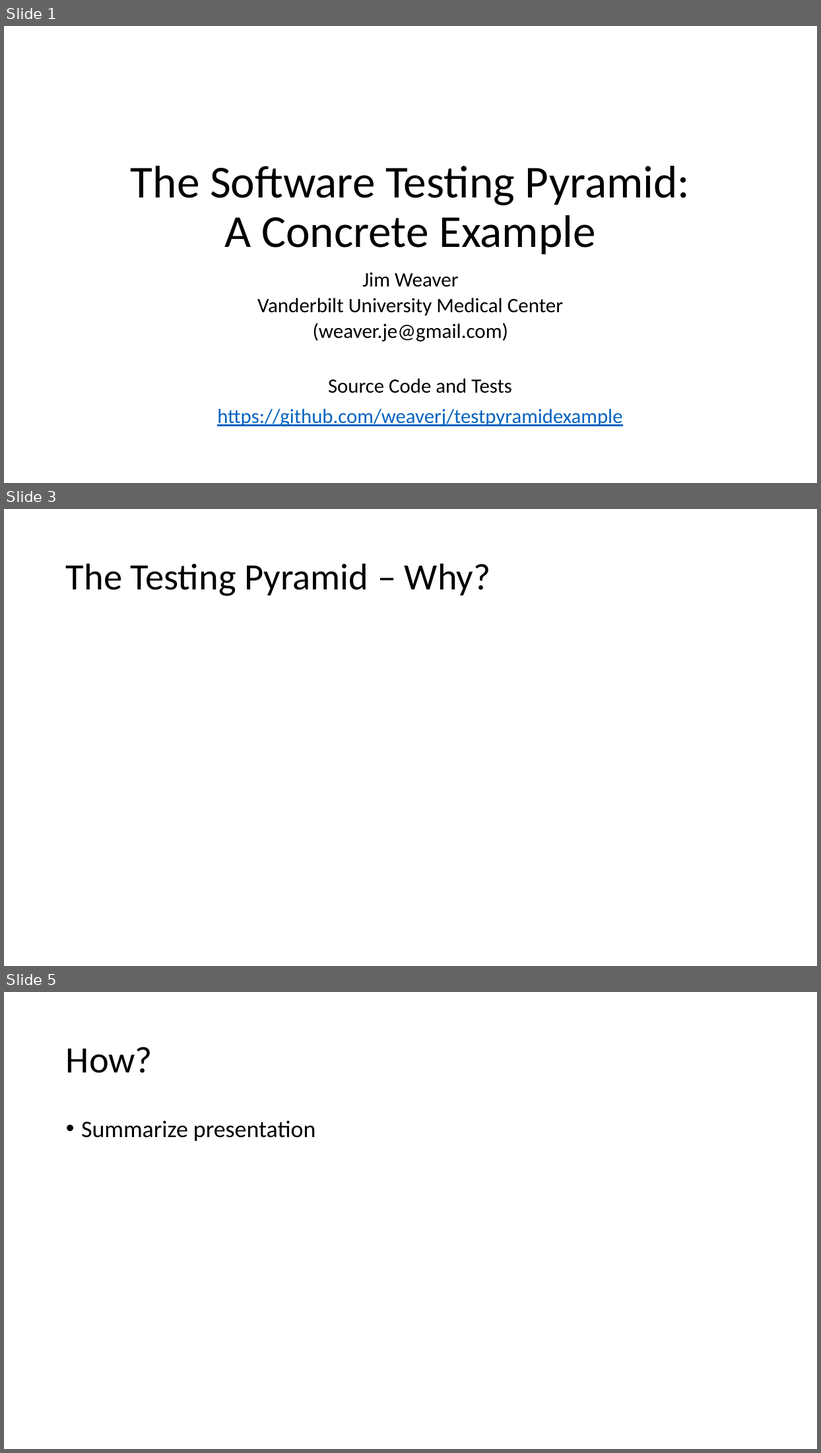
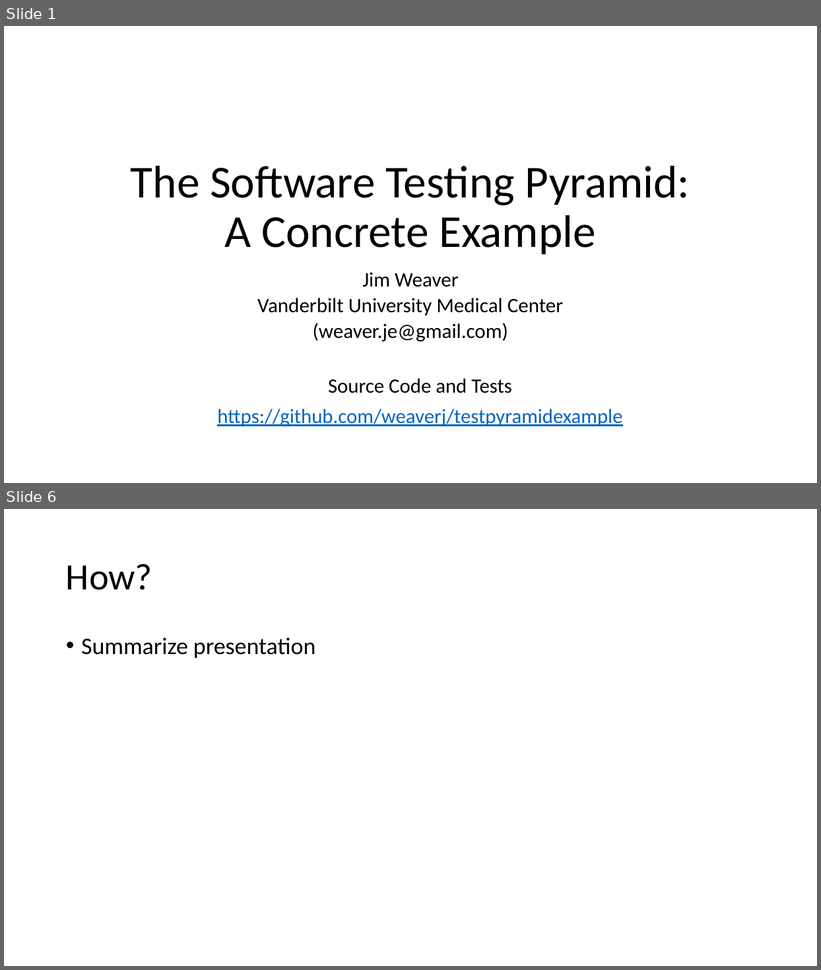
Before and after one commit to weaverj/testpyramidexample, a slide deck: Test Pyramid Presentation.pptx. Shown one above the other, each under a label of ours: slides 1, 3 and 5 before the commit, slides 1 and 6 after it; the slides between them are not shown. The pictures are 821x1453 and 821x970 pixels, drawn with LibreOffice and Linux fonts; fonts in the diff are those of the drawing; background and template pictures are left out. Boxes give left, top, right and bottom in pixels: in the first picture for what was removed or moved away, otherwise in the second. Text is boxed around its words. In the diff, an @@ line names an element or a change of style, - is before the commit and + after.

```diff
--- a/Test Pyramid Presentation.pptx
+++ b/Test Pyramid Presentation.pptx
@@ slide 3 removed at <box>4,509,817,966</box>, background #FFFFFF @@
@@ title removed at <box>66,563,490,596</box> @@
-The Testing Pyramid – Why?
@@ what was slide 5 is now slide 6 @@
```
Also in this commit, not shown: 1 slide changed, 3 slides added, 1 other slide removed.
